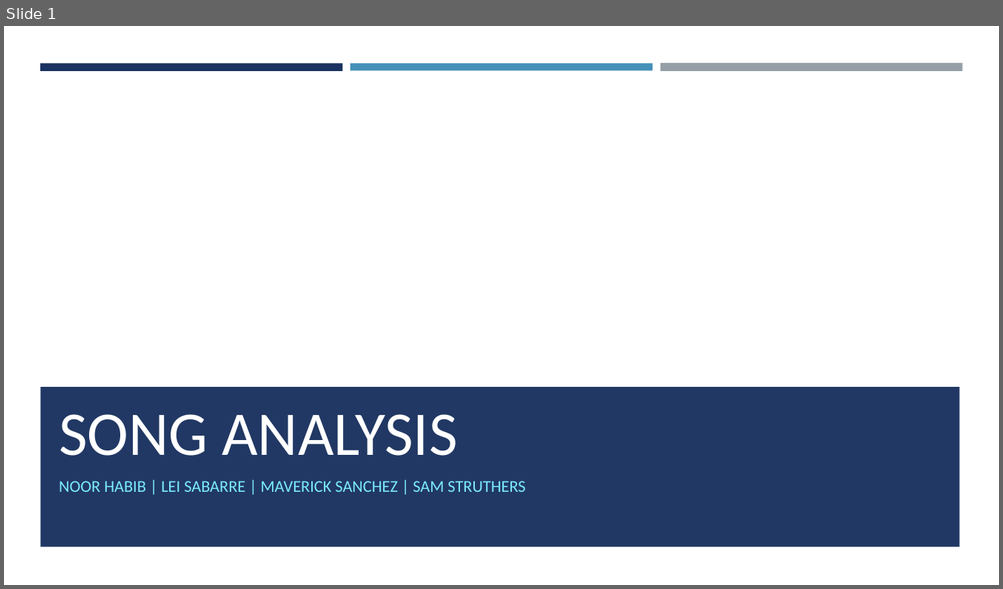
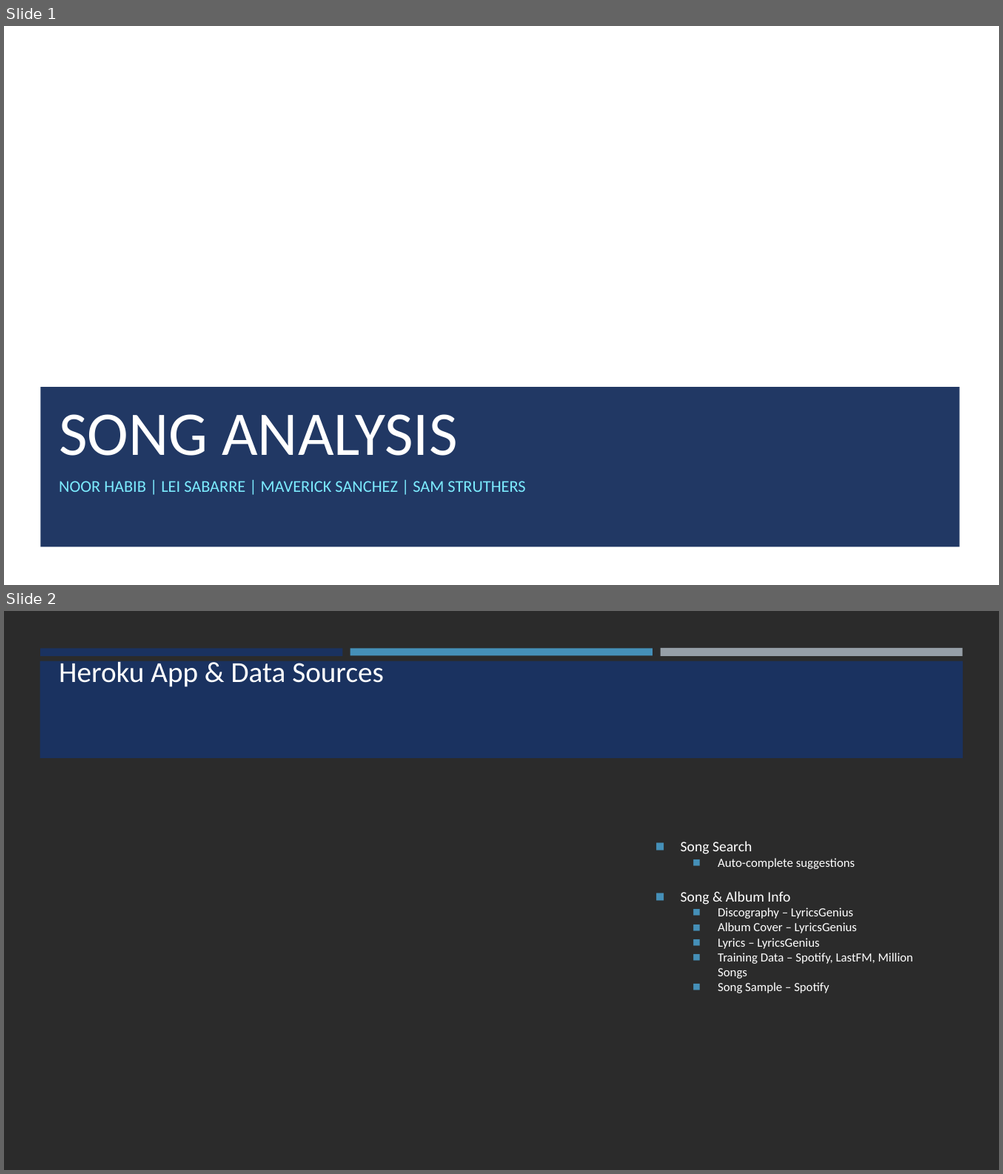
Before and after one commit to nvhabib91/song_analyzer, a slide deck: Song_Analysis.pptx. Shown one above the other, each under a label of ours: slide 1 before the commit, slides 1 and 2 after it. The pictures are 1003x589 and 1003x1174 pixels, drawn with LibreOffice and Linux fonts; fonts in the diff are those of the drawing; background and template pictures are left out; a plain dark background stands for a picture behind light text. Boxes give left, top, right and bottom in pixels: in the first picture for what was removed or moved away, otherwise in the second. Text is boxed around its words. In the diff, an @@ line names an element or a change of style, - is before the commit and + after.

```diff
--- a/Song_Analysis.pptx
+++ b/Song_Analysis.pptx
@@ slide 2 added at <box>4,611,999,1170</box>, background picture (left out) @@
@@ rectangle added at <box>40,648,343,655</box>, fill #1A3260 @@
@@ rectangle added at <box>350,648,652,655</box>, fill #4590B8 @@
@@ rectangle added at <box>660,648,962,657</box>, fill #969FA7 @@
@@ rectangle added at <box>40,661,963,758</box>, fill #1A3260 @@
@@ title added at <box>59,658,384,687</box>, 28 pt, text #FFFFFF @@
+Heroku App & Data Sources
@@ text added at <box>680,841,913,994</box>, 12 pt, text #FFFFFF @@
+◼ Song Search
+  ◼ Auto-complete suggestions
+◼ Song & Album Info
+  ◼ Discography – LyricsGenius
+  ◼ Album Cover – LyricsGenius
+  ◼ Lyrics – LyricsGenius
+  ◼ Training Data – Spotify, LastFM, Million Songs
+  ◼ Song Sample – Spotify
@@ slide 1 changed as well @@
@@ rectangle removed at <box>40,63,343,70</box> @@
@@ rectangle removed at <box>350,63,652,70</box> @@
@@ rectangle removed at <box>660,63,962,72</box> @@
```
Also in this commit, not shown: 2 other slides changed, 3 other slides added, 3 slides removed.
